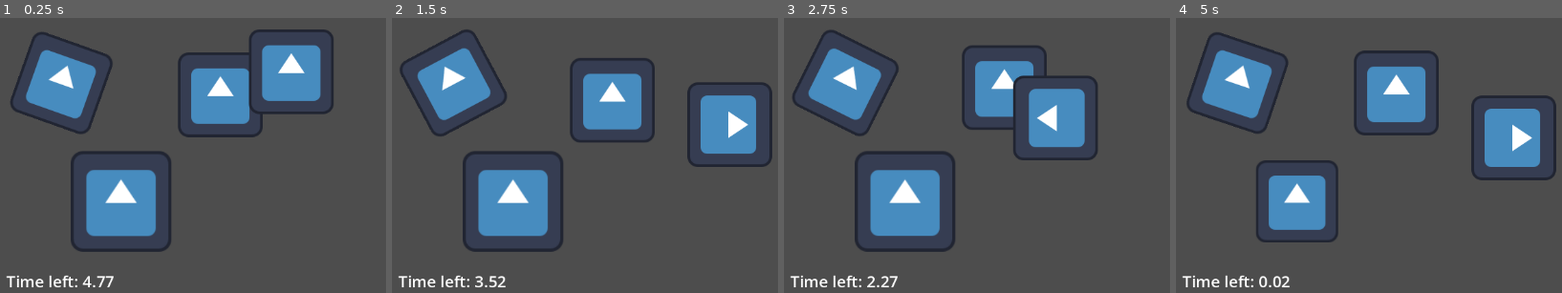
Above: before the commit, frames 1-4 (left to right).
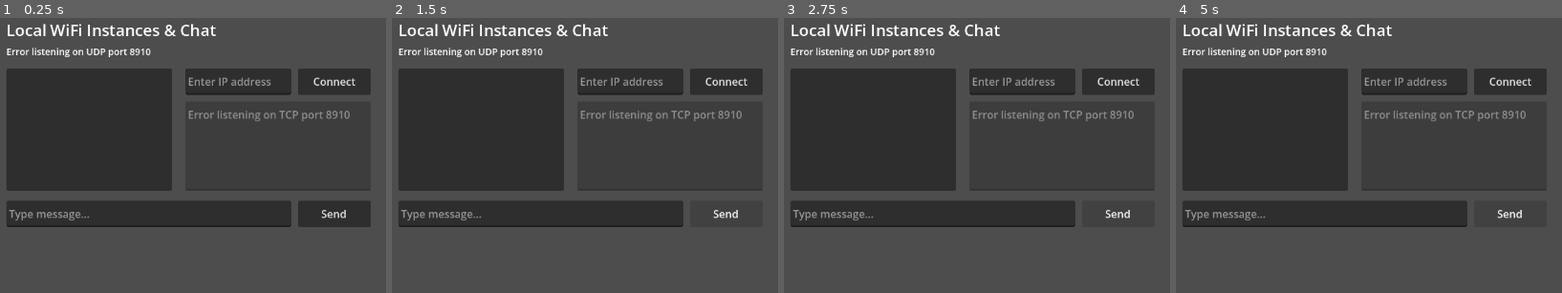
Above: after the commit, the same moments.

Repository: russjohnson09/godot-chess
Game: Godot game, scene res://wifi_scanner.tscn
Two runs of this game, one before a commit and one after it. Both use one fixed random seed, a clock stepped at 60 frames per second and the inputs below. Before the commit the project starts from res://entry_2.tscn. The engine's default icon, where the game draws it, is replaced by a stand-in: a white triangle on a blue panel in a dark square.
Inputs (mouse positions are in pixels of both pictures, inside the frame that each line leads up to):
- Up to frame 1 (0.25 s): no input
- Up to frame 2 (1.5 s): click (727, 213) at 0.5 s, where only the run after the commit has a clickable "Send"; click (727, 213) at 1.25 s, where only the run after the commit has a clickable "Send"
- Up to frame 3 (2.75 s): click (1119, 213) at 2 s, where only the run after the commit has a clickable "Send"
- Up to frame 4 (5 s): no input

The runs differ from the first frame. In frame 1, 40% of the frame differs, in the area x 1-97%, y 2-98%; in frame 2, 40%; in frame 3, 39%; in frame 4, 40%.

Commit message:
add android build

Diff:
--- a/godot-chess/godot-chess/project.godot
+++ b/godot-chess/godot-chess/project.godot
@@ -11,7 +11,7 @@
 [application]
 
 config/name="Godot Chess"
-run/main_scene="uid://3sgk3j00ba6k"
+run/main_scene="res://wifi_scanner.tscn"
 config/features=PackedStringArray("4.6", "GL Compatibility")
 config/icon="res://icon.svg"
 
@@ -24,3 +24,4 @@
 rendering_device/driver.windows="d3d12"
 renderer/rendering_method="gl_compatibility"
 renderer/rendering_method.mobile="gl_compatibility"
+textures/vram_compression/import_etc2_astc=true
Not shown, added: godot-chess/godot-chess/export_presets.cfg
